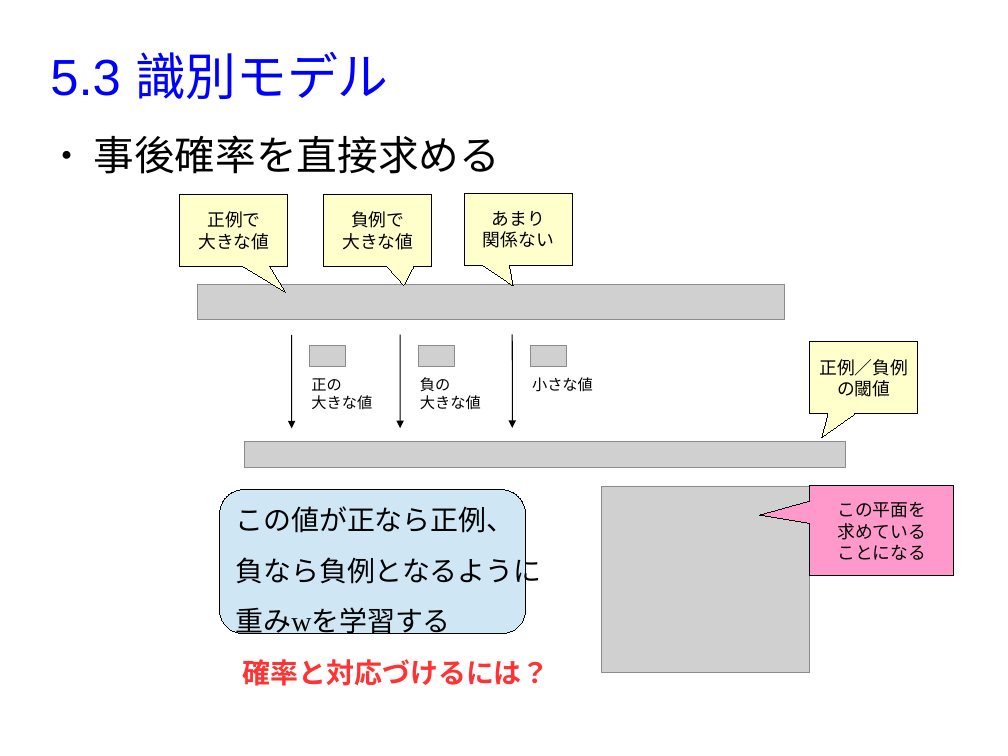
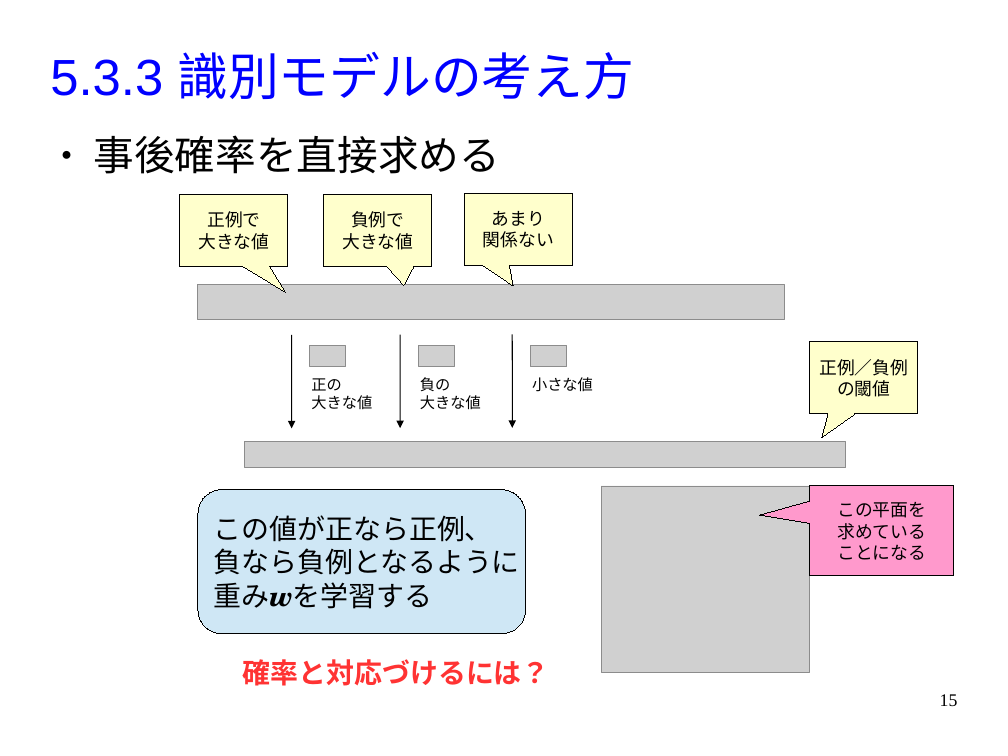
Before and after one commit to MasahiroAraki/MachineLearning, a slide deck: slide 15 of slides/chap05.odp (slide 5 before the commit). Drawn at 1008x756 pixels with LibreOffice and Linux fonts; fonts in the diff are those of the drawing; grey boxes stand for pictures. Boxes give left, top, right and bottom in pixels: in the first picture for what was removed or moved away, otherwise in the second. Text is boxed around its words. In the diff, an @@ line names an element or a change of style, - is before the commit and + after.

```diff
--- a/slides/chap05.odp
+++ b/slides/chap05.odp
@@ title at box(50, 52, 634, 99): text changed @@
-5.3 識別モデル
+5.3.3 識別モデルの考え方
@@ rounded rectangle "この値が正なら正例、": place and size @@
-rounded rectangle "この値が正なら正例、" at box(220, 489, 526, 633)
+rounded rectangle "この値が正なら正例、" at box(198, 489, 526, 633)
@@ rounded rectangle "この値が正なら正例、" at box(198, 489, 526, 633): font Times New Roman to Noto Sans CJK JP; font Times New Roman to TeX Gyre Schola, bold on, italic on in "重みwを学習する"; line spacing 1.5 to 1 @@
@@ page number added at box(940, 694, 958, 706), 14 pt, text #000000 @@
+15
```
Also in this commit, not shown: 10 other slides changed, 11 slides added, 5 slides removed, 30 other files.
